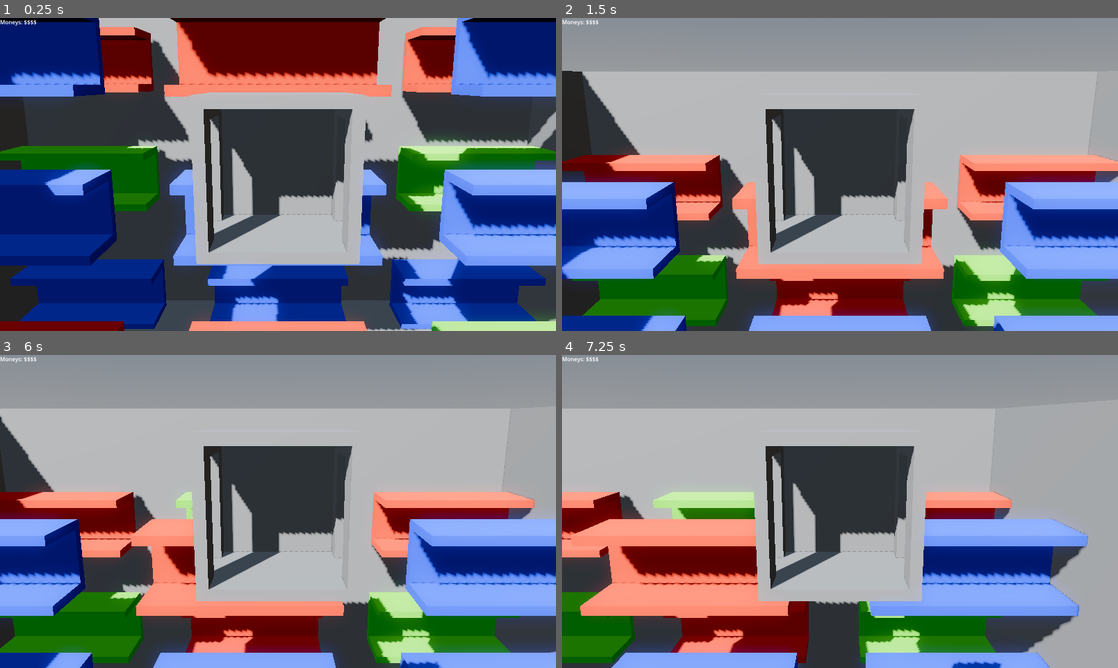
Above: before the commit, frames 1-4 (two rows, left to right).
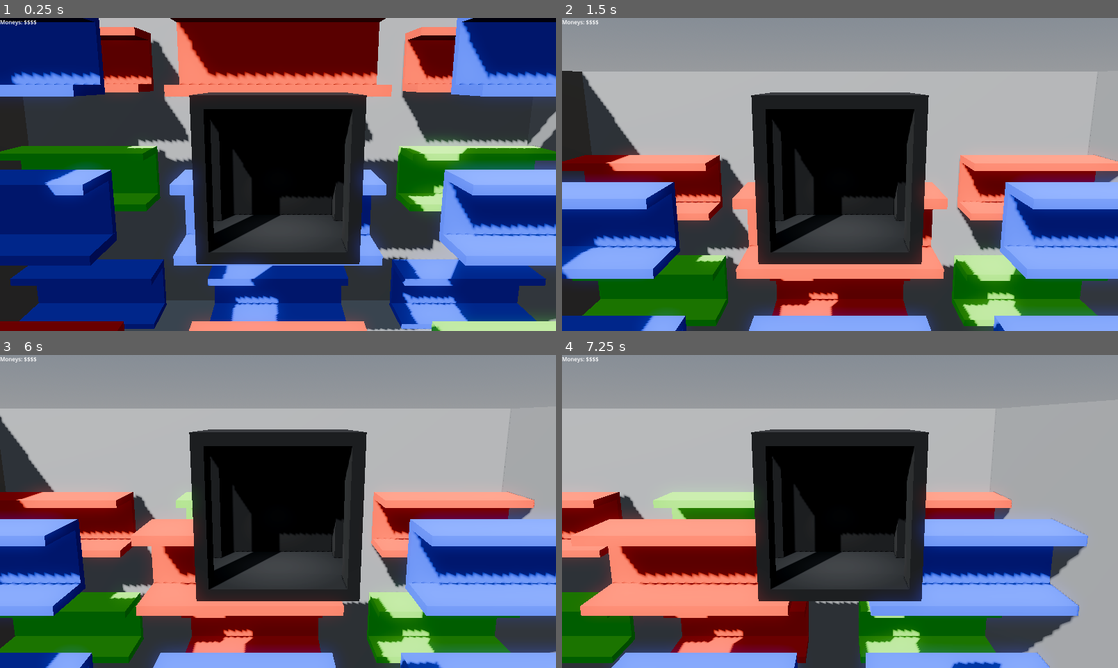
Above: after the commit, the same moments.

Repository: GriffinBaxter/Prof-Oddheart-or-How-I-Learned-to-Stop-Worrying-and-Love-the-Elevator
Game: Godot game, scene res://main.tscn
The game is run twice, just before and just after one commit, with the same random seed, the same clock (stepped at 60 frames per second) and the same inputs. The engine's default icon, where the game draws it, is replaced by a stand-in: a white triangle on a blue panel in a dark square.
Inputs:
- Up to frame 1 (0.25 s): no input
- Up to frame 2 (1.5 s): tap Enter at 0.5 s; hold W (up) from 0.53 s (still down)
- Up to frame 3 (6 s): tap Space at 2, 3.5, 5 s; tap Enter at 2.75, 4.25 s; release W (up) at 5.78 s; hold D (right) from 5.78 s (still down)
- Up to frame 4 (7.25 s): release D (right) at 6.53 s; hold W (up) from 6.53 s (still down)

The runs differ from the first frame. In frame 1, 17% of the frame differs, in the area x 34-66%, y 23-79%; in frame 2, 17%; in frame 3, 17%; in frame 4, 17%.

Commit message:
Change colour of elevator to black

Diff:
--- /dev/null
+++ b/Materials/black.tres
@@ -0,0 +1,4 @@
+[gd_resource type="StandardMaterial3D" format=3 uid="uid://cwo6egjcelvi0"]
+
+[resource]
+albedo_color = Color(0, 0, 0, 1)
--- a/Scenes/Entities/elevator.tscn
+++ b/Scenes/Entities/elevator.tscn
@@ -1,6 +1,7 @@
-[gd_scene load_steps=6 format=3 uid="uid://qjq33xvfin8d"]
+[gd_scene load_steps=7 format=3 uid="uid://qjq33xvfin8d"]
 
 [ext_resource type="Script" uid="uid://moqxk8y60xhx" path="res://Scenes/Entities/elevator.gd" id="1_25c2b"]
+[ext_resource type="Material" uid="uid://cwo6egjcelvi0" path="res://Materials/black.tres" id="2_kiv01"]
 
 [sub_resource type="BoxShape3D" id="BoxShape3D_25c2b"]
 size = Vector3(2.6, 0.2, 2.2)
@@ -20,21 +21,25 @@
 
 [node name="Outer" type="CSGBox3D" parent="."]
 size = Vector3(2.6, 2.65, 2.2)
+material = ExtResource("2_kiv01")
 
 [node name="Inner" type="CSGBox3D" parent="Outer"]
 transform = Transform3D(1, 0, 0, 0, 1, 0, 0, 0, 1, 0, 0, 0.1)
 operation = 2
 size = Vector3(2.2, 2.25, 2.025)
+material = ExtResource("2_kiv01")
 
 [node name="LeftDoor" type="CSGBox3D" parent="Outer"]
 transform = Transform3D(1, 0, 0, 0, 1, 0, 0, 0, 1, -1.2, -0.1, 0)
 operation = 2
 size = Vector3(0.2, 2.05, 1)
+material = ExtResource("2_kiv01")
 
 [node name="RightDoor" type="CSGBox3D" parent="Outer"]
 transform = Transform3D(1, 0, 0, 0, 1, 0, 0, 0, 1, 1.2, -0.1, 0)
 operation = 2
 size = Vector3(0.2, 2.05, 1)
+material = ExtResource("2_kiv01")
 
 [node name="Camera3D" type="Camera3D" parent="."]
 transform = Transform3D(1, 0, 0, 0, 0.978148, 0.207912, 0, -0.207912, 0.978148, 0, 1.5, 7.5)
@@ -78,4 +83,12 @@
 [node name="CollisionShape3D" type="CollisionShape3D" parent="Area3D"]
 shape = SubResource("BoxShape3D_y28hi")
 
+[node name="SpotLight3D" type="SpotLight3D" parent="."]
+transform = Transform3D(1, 0, 0, 0, -4.37114e-08, 1, 0, -1, -4.37114e-08, 0, 1.12509, 0)
+light_energy = 4.0
+shadow_enabled = true
+spot_range = 3.0
+spot_attenuation = 2.0
+spot_angle = 40.0
+
 [connection signal="body_entered" from="Area3D" to="." method="_on_area_3d_body_entered"]
